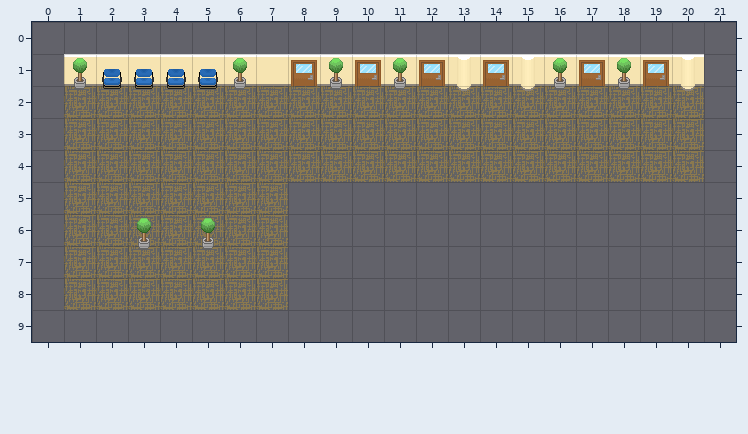
An edit to a level. Tiled map (JSON), assets/tilemaps/maps/risky.json. The first picture shows the starting point.
Cells are 32x32 px. Shown: x 0..21, y 0..9.
New version:
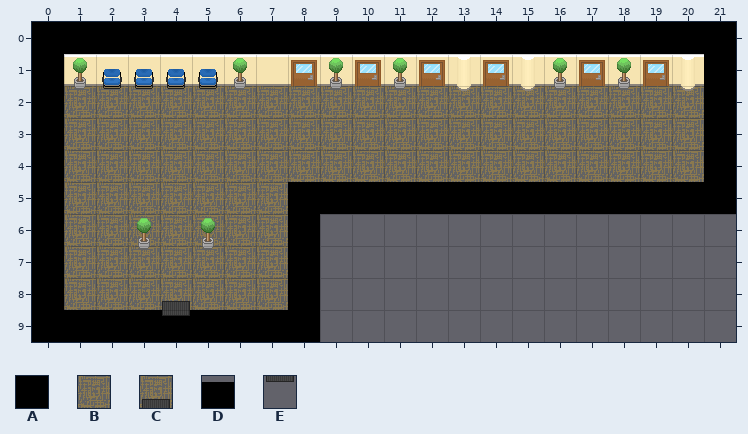
Key: from "risky_tileset": A 0, B 6, C 15, D 16, E 21.
_ is an empty cell, . an unchanged one.
Tiles of an added or newly shown layer are drawn over the layers below it.
Difference:
--- layer "Floor"
@@ x 4..4 @@
- 8 B
- 9 _
+ 8 C
+ 9 A
--- layer "Collisions"
@@ x 0..21 @@
- 0 ______________________
- 1 _...................._
- 2 _...................._
- 3 _...................._
- 4 _...................._
- 5 _.......______________
- 6 _......._.............
- 7 _......._.............
- 8 _......._.............
- 9 _________.............
+ 0 AAAAAAAAAAAAAAAAAAAAAA
+ 1 A....................A
+ 2 A....................A
+ 3 A....................A
+ 4 A....................A
+ 5 A.......AAAAAAAAAAAAAA
+ 6 A.......A.............
+ 7 A.......A.............
+ 8 A.......A.............
+ 9 AAAAEAAAA.............
--- layer "Roof" (added)
@@ x 4..4 @@
- 9 _
+ 9 D
Changed places in both pictures, as pixel boxes (x1, y1, x2, y2):
changed: (32, 22, 736, 342)
